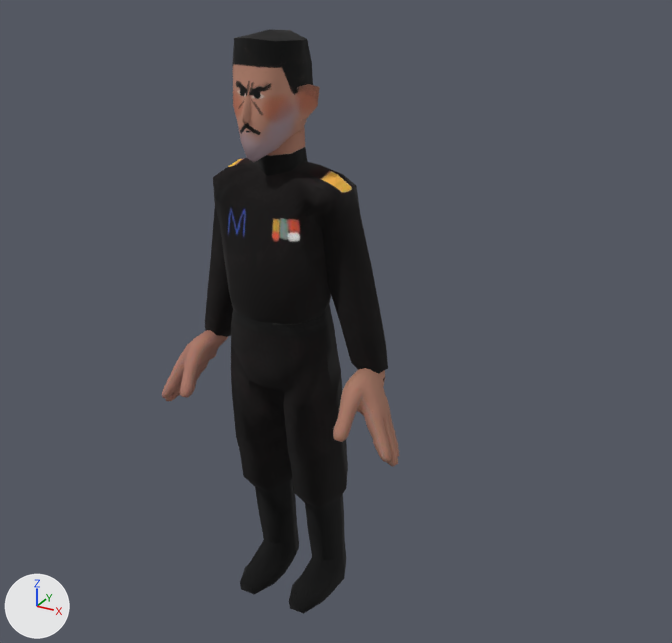
An edit to the glTF model models/Officer.glb, drawn before and after from the same camera.
Both versions are drawn from a camera (50 mm lens) standing at (1.51, -2.42, 2.3) and looking at (0.14, 0.08, 1.05). Lighting does not change. The marker at lower left points along +X, +Y and +Z. The first picture is the older version. Vertices at exactly the same position are counted once.

Names of what the first picture shows: 'Officer Body', 'Officer Head'.
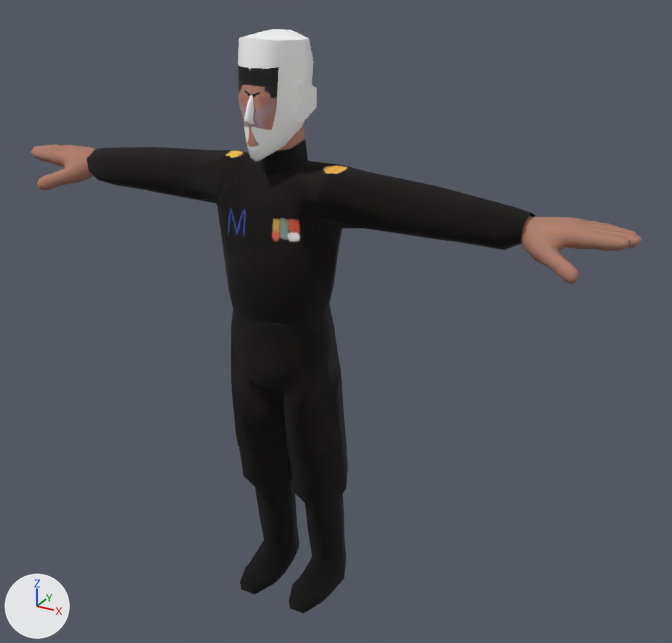
The change in detail:
Picture 'Officer_Head-Color_v2' (img_officer_head_color_v2) is new.
Material 'Officer Head_flat' (mat_officer_head_flat) is new.
Uses the picture img_officer_head_color_v2.
me_cube_007 is used by ob_officer_body; location (0.0, 0.0, 0.0).
me_cube_007 had 1245 vertices, 2430 faces and spanned x -0.46..0.46, y -0.21..0.17, z 0.0..1.72.
me_cube_007 now has 1243 vertices, 2426 faces and spans x -1.09..1.09, y -0.2..0.17, z 0.0..1.74.
me_cube_007 part 1: a new loose piece of 448 vertices spanning x 0.72..1.09, y -0.11..0.1, z 1.4..1.53, in mat_officer_body.
me_cube_007 part 2: a new loose piece of 448 vertices spanning x -1.09..-0.72, y -0.11..0.1, z 1.4..1.53, in mat_officer_body.
me_cube_007 part 3: the loose piece of 449 vertices spanning x 0.26..0.46, y -0.21..0.09, z 0.69..1.01 is deleted.
me_cube_007 part 4: the loose piece of 449 vertices spanning x -0.46..-0.26, y -0.21..0.09, z 0.69..1.01 is deleted.
Part 5, on me_cube_007:
97 vertices are removed from x -0.35..0.35, y -0.1..0.12, z 0.93..1.72.
200 faces are deleted.
2 vertices move within x -0.1..0.1, y -0.09, z 1.58.
89 vertices are added at x -0.79..0.79, y -0.1..0.1, z 1.42..1.74.
8 new vertices lie (0.06, 0.0, 0.0) away from vertices in x -0.59..0.53, y 0.02..0.1, z 1.42..1.58.
200 new faces join them.
me_cube_003 is used by ob_officer_head; location (0.0, 0.0, 0.0).
me_cube_003 had 84 vertices, 138 faces and spanned x -0.136..0.137, y -0.209..0.067, z 1.63..1.996.
me_cube_003 no longer uses material mat_officer_head.
me_cube_003 now has 103 vertices, 184 faces and spans x -0.129..0.129, y -0.204..0.077, z 1.63..1.996.
me_cube_003 part 6: the loose piece of 58 vertices spanning x -0.102..0.107, y -0.192..0.067, z 1.63..1.996 is rebuilt with 58 vertices and now spans x -0.1..0.1, y -0.182..0.077, z 1.63..1.996, in mat_officer_head_flat.
me_cube_003 part 7: the loose piece of 12 vertices spanning x -0.02..0.008, y -0.209..-0.167, z 1.732..1.854 is rebuilt with 17 vertices and now spans x -0.014..0.014, y -0.204..-0.159, z 1.733..1.834, in mat_officer_head_flat.
me_cube_003 part 8: the loose piece of 7 vertices spanning x 0.076..0.137, y -0.078..-0.014, z 1.736..1.85 is rebuilt with 14 vertices and now spans x 0.069..0.129, y -0.077..-0.013, z 1.738..1.853, in mat_officer_head_flat.
Other edits to the shape of me_cube_003 do not show in these pictures.
me_cube_003 gains material mat_officer_head_flat.

Changed parts and their boxes [x1, y1, x2, y2] in the pictures (672 x 643 px; the box of a moved part takes in the faces that stretch with it):
'Officer Body', reshaped (157% wider)
    before: [162, 127, 399, 614]
    after: [31, 122, 642, 614]
'Officer Head', reshaped, recoloured (9% narrower)
    before: [233, 29, 320, 162]
    after: [238, 29, 317, 162]
part 1 of me_cube_007, added (brown)
    after: [520, 216, 642, 284]
part 2 of me_cube_007, added (brown)
    after: [31, 144, 95, 190]
part 3 of me_cube_007, deleted (brown)
    before: [333, 368, 399, 467]
part 4 of me_cube_007, deleted (brown)
    before: [162, 330, 228, 401]
part 5 of me_cube_007, moved or reshaped
    before: [205, 127, 388, 374]
    after: [86, 122, 535, 250]
part 6 of me_cube_003, rebuilt (6% narrower)
    before: [233, 29, 313, 162]
    after: [238, 29, 313, 162]
part 7 of me_cube_003, rebuilt
    before: [241, 91, 251, 124]
    after: [244, 95, 254, 125]
part 8 of me_cube_003, rebuilt
    before: [296, 84, 320, 121]
    after: [296, 82, 317, 122]
